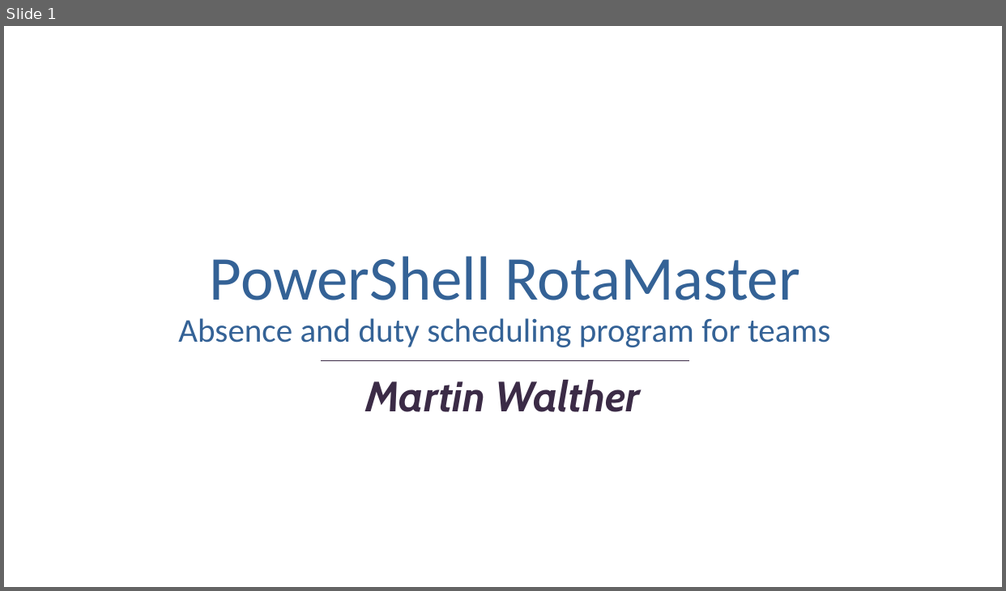
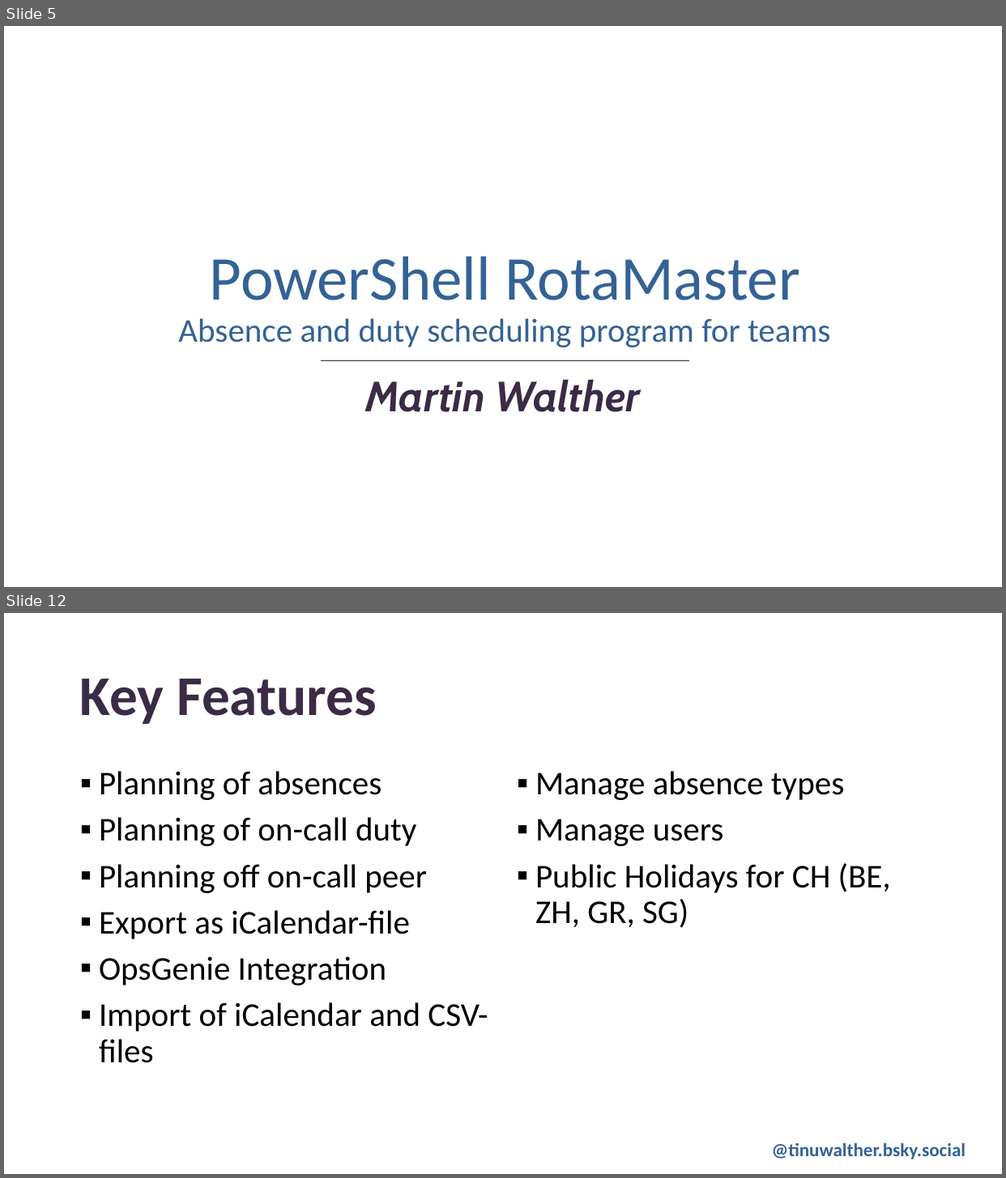
Before and after one commit to tinuwalther/RotaMaster, a slide deck: RotaMaster.pptx. Shown one above the other, each under a label of ours: slide 1 before the commit, slides 5 and 12 after it; the slides between them are not shown. The pictures are 1006x591 and 1006x1178 pixels, drawn with LibreOffice and Linux fonts; fonts in the diff are those of the drawing; background and template pictures are left out. Boxes give left, top, right and bottom in pixels: in the first picture for what was removed or moved away, otherwise in the second. Text is boxed around its words. In the diff, an @@ line names an element or a change of style, - is before the commit and + after.

```diff
--- a/RotaMaster.pptx
+++ b/RotaMaster.pptx
@@ slide 12 added at (4, 613, 1002, 1174), background picture (left out) @@
@@ title added at (80, 679, 377, 724), 54 pt, text #3B2B46, bold @@
+Key Features
@@ text added at (99, 771, 488, 1063), 32 pt, text #000000 @@
+▪ Planning of absences
+▪ Planning of on-call duty
+▪ Planning off on-call peer
+▪ Export as iCalendar-file
+▪ OpsGenie Integration
+▪ Import of iCalendar and CSV-files
@@ text added at (535, 771, 891, 928), 32 pt, text #000000 @@
+▪ Manage absence types
+▪ Manage users
+▪ Public Holidays for CH (BE, ZH, GR, SG)
@@ text added at (772, 1143, 966, 1160), 18 pt, text #346296, bold @@
+@tinuwalther.bsky.social
@@ what was slide 1 is now slide 5 @@
```
Also in this commit, not shown: 10 slides changed, 2 other slides added.
